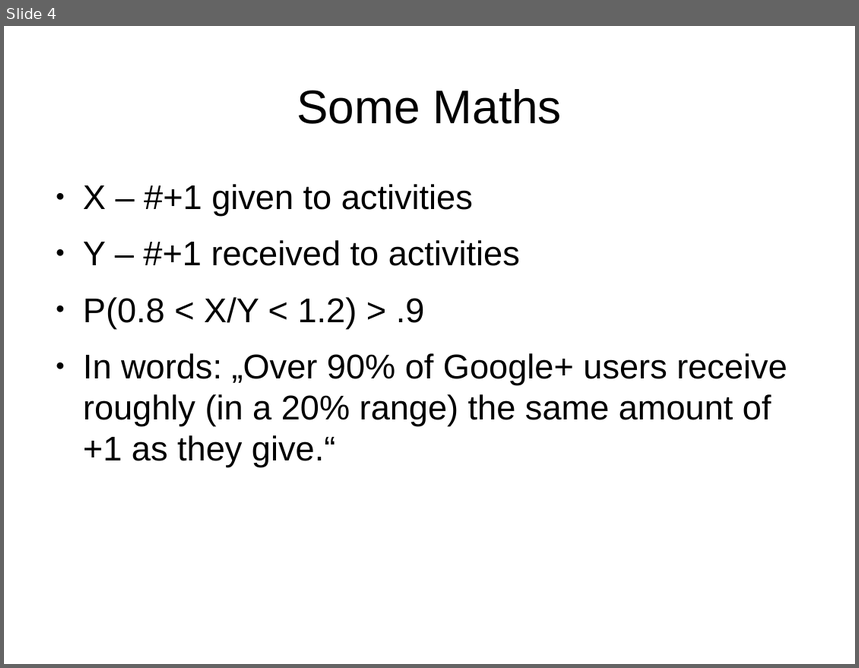
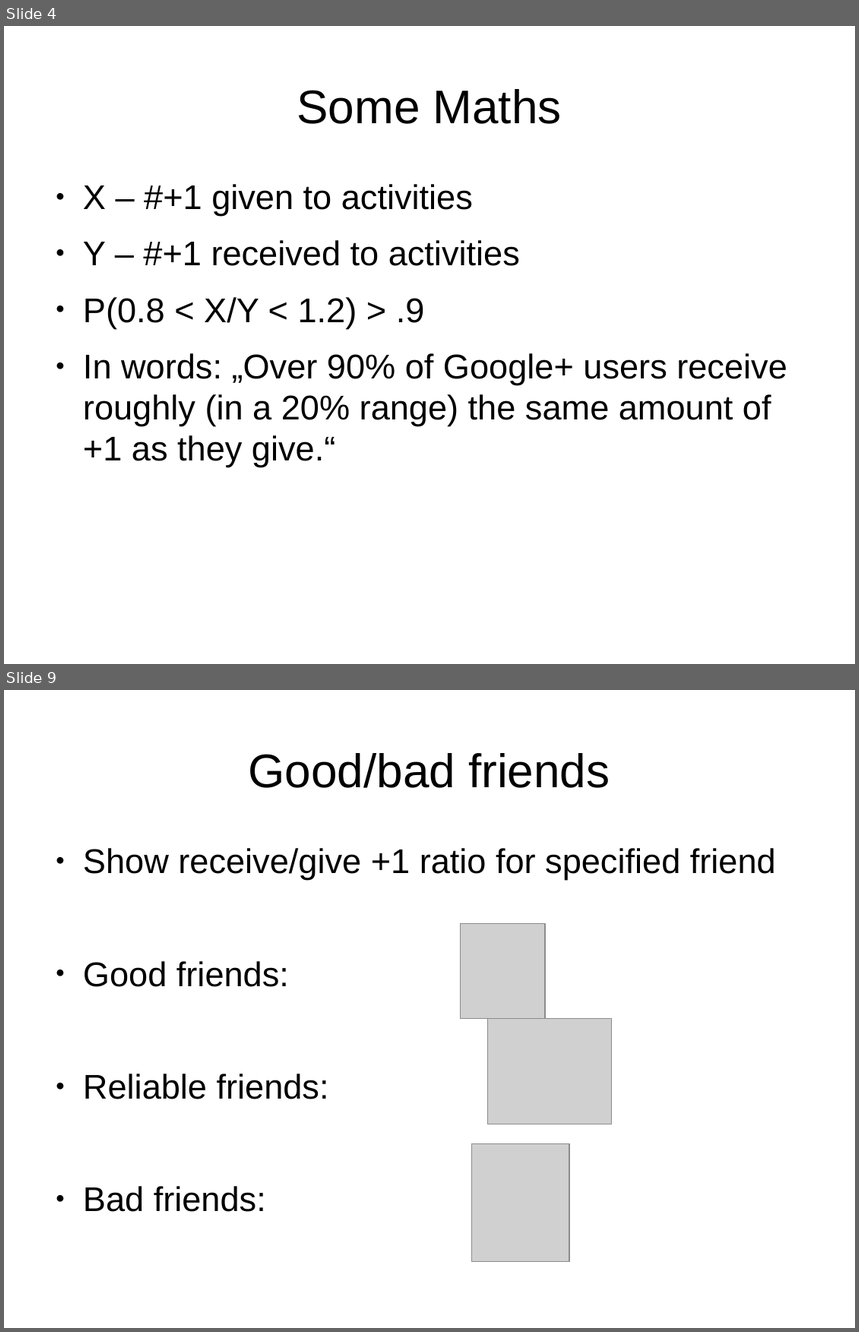
Before and after one commit to otruffer/MMC, a slide deck: praesi.odp. Shown one above the other, each under a label of ours: slide 4 before the commit, slides 4 and 9 after it; the slides between them are not shown. The pictures are 859x668 and 859x1332 pixels, drawn with LibreOffice and Linux fonts; fonts in the diff are those of the drawing; grey boxes stand for pictures. Boxes give left, top, right and bottom in pixels: in the first picture for what was removed or moved away, otherwise in the second. Text is boxed around its words. In the diff, an @@ line names an element or a change of style, - is before the commit and + after.

```diff
--- a/praesi.odp
+++ b/praesi.odp
@@ slide 9 added at (x1=4, y1=690, x2=855, y2=1328), background #FFFFFF @@
@@ title added at (x1=249, y1=753, x2=610, y2=788), 44 pt, text #000000 @@
+Good/bad friends
@@ text added at (x1=83, y1=848, x2=776, y2=1212), 32 pt, text #000000 @@
+● Show receive/give +1 ratio for specified friend
+● Good friends:
+● Reliable friends:
+● Bad friends:
@@ picture added at (x1=461, y1=924, x2=545, y2=1018) @@
@@ picture added at (x1=488, y1=1019, x2=613, y2=1125) @@
@@ picture added at (x1=472, y1=1144, x2=569, y2=1262) @@
```
Also in this commit, not shown: 2 slides changed, 5 other slides added.
